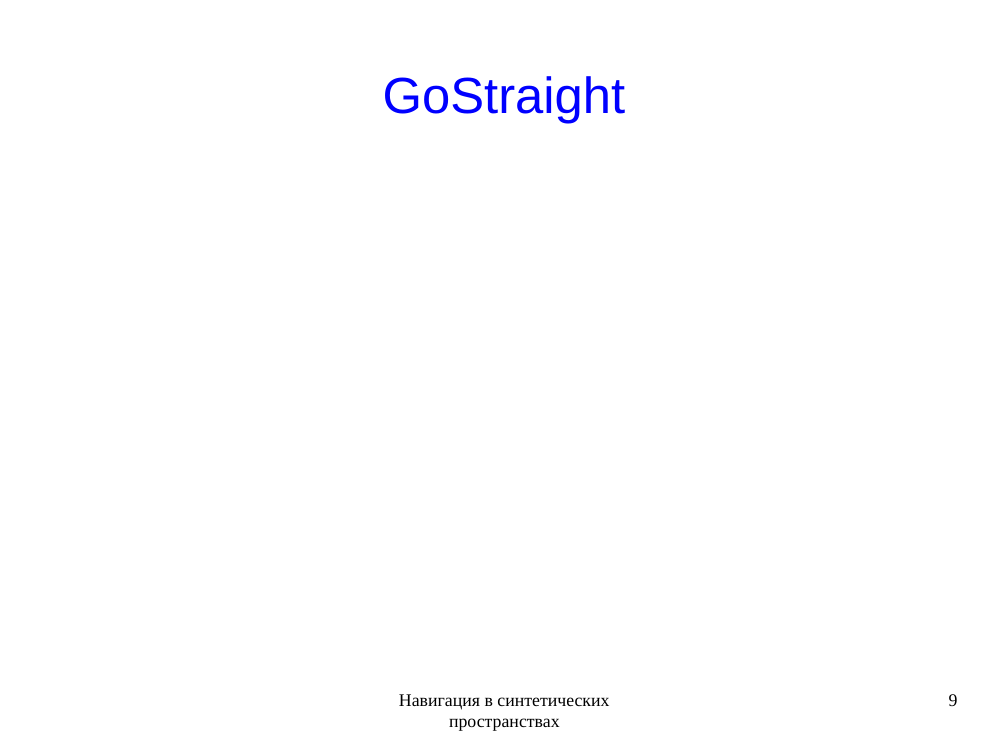
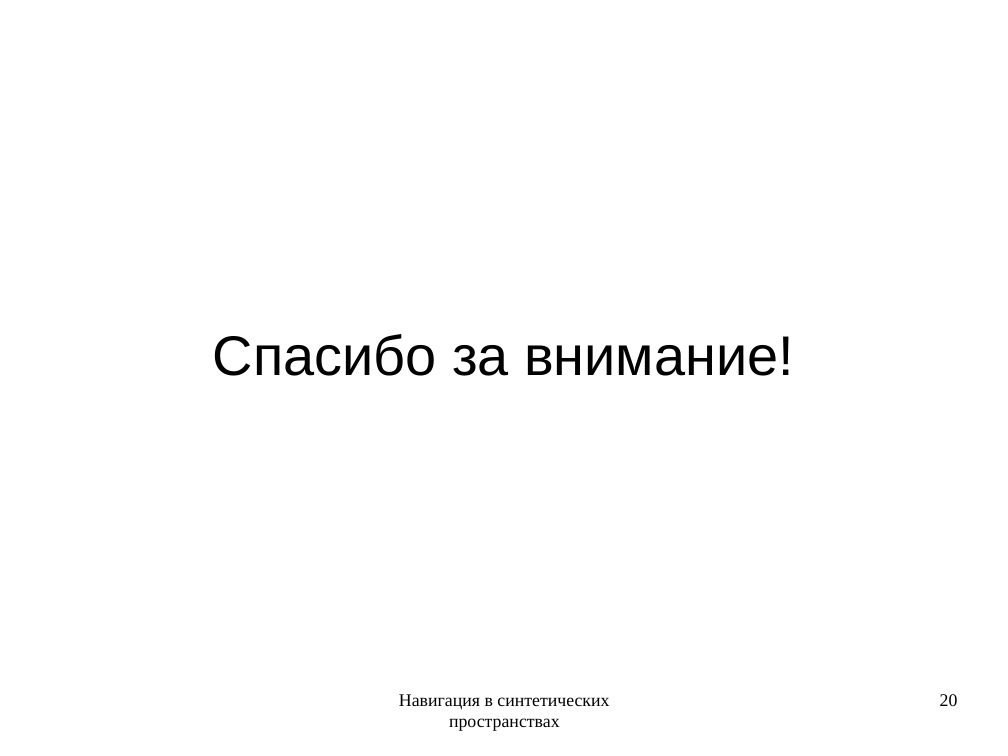
Before and after one commit to rutsky/semester09, a slide deck: slide 20 of Artificial_intelligence/Navigation_in_synthetic_space/50572_Rutsky_Navigation_in_synthetic_space.odp (slide 9 before the commit). Drawn at 1008x756 pixels with LibreOffice and Linux fonts; fonts in the diff are those of the drawing. Boxes give left, top, right and bottom in pixels: in the first picture for what was removed or moved away, otherwise in the second. Text is boxed around its words. In the diff, an @@ line names an element or a change of style, - is before the commit and + after.

```diff
--- a/Artificial_intelligence/Navigation_in_synthetic_space/50572_Rutsky_Navigation_in_synthetic_space.odp
+++ b/Artificial_intelligence/Navigation_in_synthetic_space/50572_Rutsky_Navigation_in_synthetic_space.odp
@@ title removed at bbox=[383, 76, 626, 124] @@
-GoStraight
@@ subtitle added at bbox=[213, 334, 794, 376], 44 pt, text #000000 @@
+Спасибо за внимание!
@@ page number at bbox=[940, 694, 958, 706]: text changed @@
-9
+20
```
Also in this commit, not shown: 9 other slides changed, 3 slides added, 1 slide removed.
